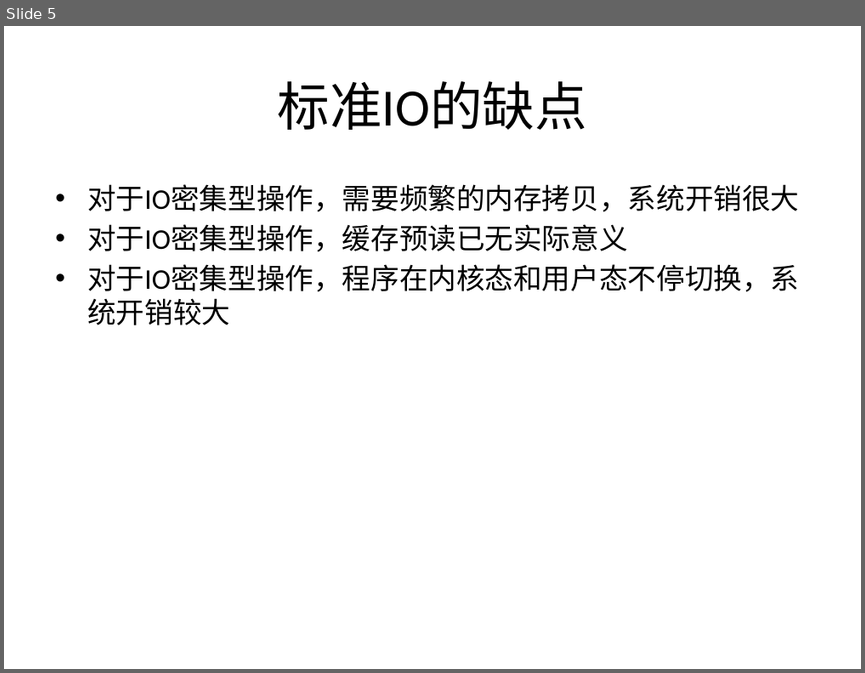
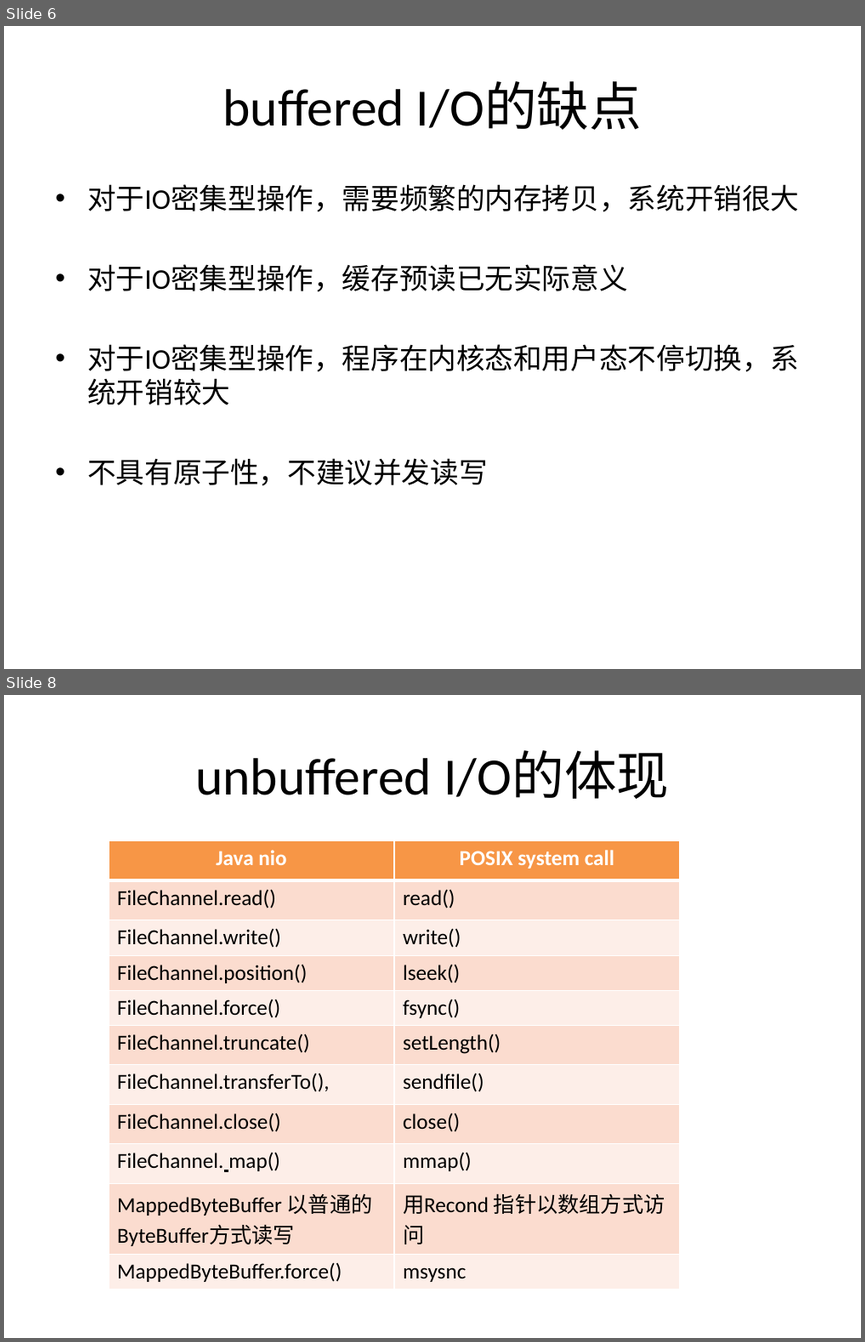
Before and after one commit to liuendy/practice, a slide deck: IO.pptx. Shown one above the other, each under a label of ours: slide 5 before the commit, slides 6 and 8 after it; the slides between them are not shown. The pictures are 865x673 and 865x1342 pixels, drawn with LibreOffice and Linux fonts; fonts in the diff are those of the drawing. Boxes give left, top, right and bottom in pixels: in the first picture for what was removed or moved away, otherwise in the second. Text is boxed around its words. In the diff, an @@ line names an element or a change of style, - is before the commit and + after.

```diff
--- a/IO.pptx
+++ b/IO.pptx
@@ slide 8 added at (x1=4, y1=695, x2=861, y2=1338), background #FFFFFF @@
@@ title added at (x1=195, y1=751, x2=669, y2=799), 44 pt, text #000000 @@
+unbuffered I/O的体现
@@ table added at (x1=109, y1=840, x2=679, y2=1285), 11 rows, 2 columns @@
+Java nio | POSIX system call
+FileChannel.read() | read()
+FileChannel.write() | write()
+FileChannel.position() | lseek()
+FileChannel.force() | fsync()
+FileChannel.truncate() | setLength()
+FileChannel.transferTo(), | sendfile()
+FileChannel.close() | close()
+FileChannel. map() | mmap()
+MappedByteBuffer 以普通的ByteBuffer方式读写 | 用Recond 指针以数组方式访问
+MappedByteBuffer.force() | msysnc
@@ what was slide 5 is now slide 6 @@
@@ slide 6 changed as well @@
@@ title at (x1=223, y1=82, x2=642, y2=130): text changed @@
-标准IO的缺点
+buffered I/O的缺点
@@ text at (x1=87, y1=458, x2=487, y2=486): paragraph added @@
+• 不具有原子性，不建议并发读写
```
Also in this commit, not shown: 5 other slides changed, 2 other slides added, 1 other file.
